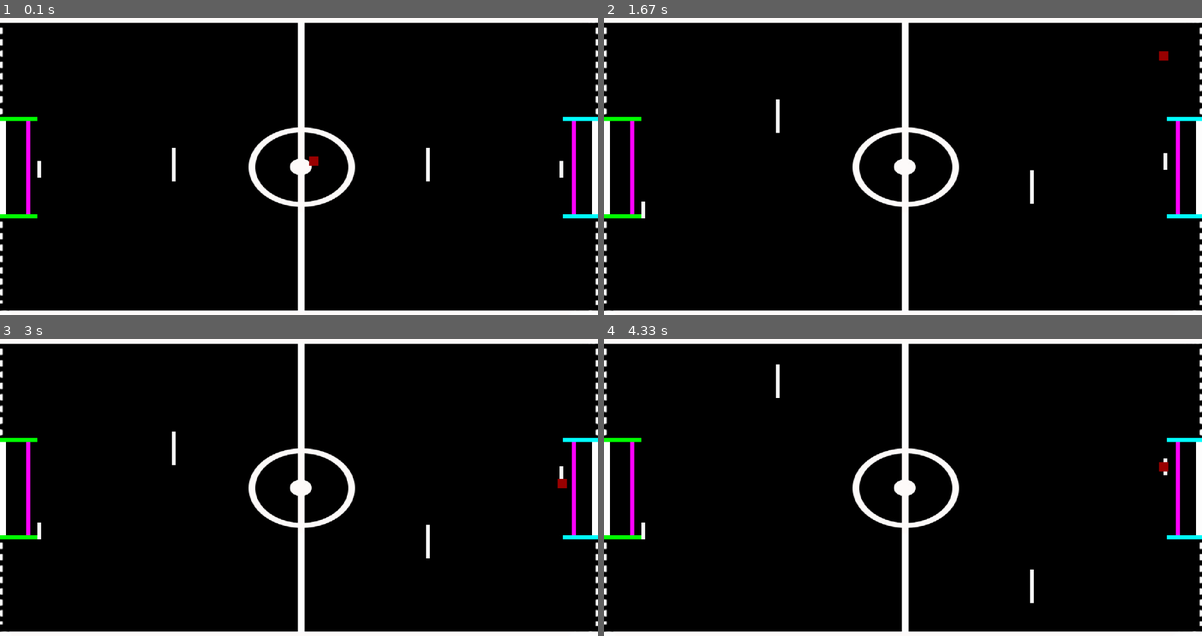
Above: before the commit, frames 1-4 (two rows, left to right).
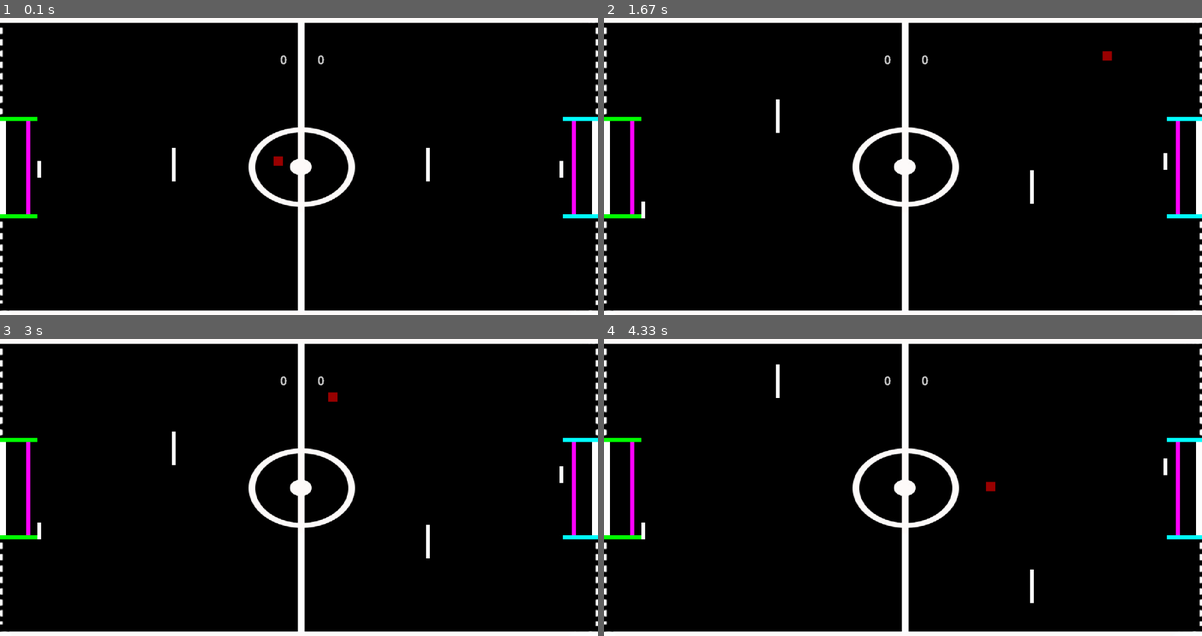
Above: after the commit, the same moments.

Repository: ThiagoSimo1121/LPC-2023_2
Game: pygame game, started from jogo-inedito/main.py
The game is run twice, just before and just after one commit, with the same random seed, the same clock (stepped at 60 frames per second) and the same inputs.
Inputs:
- Up to frame 1 (0.1 s): no input
- Up to frame 2 (1.67 s): hold W 0.33-0.8 s; hold A 0.83-1.37 s; tap J at 0.9, 1.2, 1.47 s; tap U at 0.98 s; hold S from 1.4 s (still down); tap I at 1.55 s
- Up to frame 3 (3 s): release S at 1.7 s; hold A 1.73-2.13 s; tap J at 1.8, 2.1, 2.23, 2.63 s; hold W 2.17-2.53 s; tap U at 2.32 s; hold S 2.57-2.93 s; tap I at 2.72 s; hold A from 2.97 s (still down)
- Up to frame 4 (4.33 s): tap J at 3.03, 3.33, 3.53, 3.87, 4.17 s; release A at 3.43 s; hold W 3.47-3.77 s; tap U at 3.62 s; hold A from 3.8 s (still down); tap I at 3.95 s

The runs differ from the first frame. In frame 1, 0.2% of the frame differs, in the area x 45-55%, y 12-50%; in frame 2, 0.2%, in the area x 46-95%, y 11-16%; in frame 3, 0.1%; in frame 4, 0.2%.

Commit message:
apresentation

Diff:
--- a/jogo-inedito/main.py
+++ b/jogo-inedito/main.py
@@ -1,11 +1,21 @@
 import pygame
-import random
 
 pygame.init()
 
 clock = pygame.time.Clock()
-r = random.randint(-5, 5)
-paddle_color = (250, 250, 250)
+paddle_color = (255, 255, 255)
+control_ball = 0 #0 - left player, 1 - right player
+height_paddle = 90
+paddle_part_height = height_paddle / 9
+ball_speedx = -12
+ball_speedy = -3
+speed_limit = 30
+hit = False
+status = True
+timer = 0
+player_score = 0
+ia_score = 0
+game_font = pygame.font.Font('freesansbold.ttf',32)
 screen_width = 1600  # original size 900
 screen_height = 800  # original size 600
 screen = pygame.display.set_mode((screen_width, screen_height))
@@ -15,72 +25,148 @@
 imp = pygame.image.load("./assets/jogo-campo.jpg").convert()
 field = pygame.transform.scale(imp, (screen_width, screen_height))
 
-player_front_paddle_rect = pygame.Rect(screen_width / 2 - 340, 350, 10, 90)  # original position (340, 250, 10, 90)
-player_back_paddle_rect = pygame.Rect(100, 385, 10, 45)  # original position (90, 275, 10, 45)
-ia_front_paddle_rect = pygame.Rect(screen_width / 2 + 340, 350, 10, 90)  # original position (60, 250, 10, 90)
-ia_back_paddle_rect = pygame.Rect(screen_width - 103, 385, 10, 45)  # original position (810, 275, 10, 45)
+player_front_paddle_rect = pygame.Rect(screen_width / 2 - 340, 350, 10, height_paddle)  # original position (340, 250, 10, 90)
+player_back_paddle_rect = pygame.Rect(100, 385, 10, height_paddle/2)  # original position (90, 275, 10, 45)
+ia_front_paddle_rect = pygame.Rect(screen_width / 2 + 340, 350, 10, height_paddle)  # original position (60, 250, 10, 90)
+ia_back_paddle_rect = pygame.Rect(screen_width - 103, 385, 10, height_paddle/2)  # original position (810, 275, 10, 45)
 
 ball_rect = pygame.Rect(screen_width / 2 - 8, screen_height / 2 - 12, 25, 25)
 
 goal_player_rect1 = pygame.Rect(0, 267, 100, 11)
 goal_player_rect2 = pygame.Rect(0, 528, 100, 11)
+
 goal_ia_rect1 = pygame.Rect(screen_width - 94, 267, 100, 11)
 goal_ia_rect2 = pygame.Rect(screen_width - 94, 528, 100, 11)
+
 player_goal_line_rect = pygame.Rect(70, 278, 11, 250)
 ia_goal_line_rect = pygame.Rect(screen_width - 70, 278, 11, 250)
-
-ball_speedx = 7
-ball_speedy = r
-paddle_speed = 0
-max_speed = 12
-hit = False
-status = True
-timer = 0
-player_goals = 0
-ia_goals = 0
-
-def kick_off(goalkeeper):
+def kick_off(goalkeeper, control_ball):
     global ball_speedx
-    ball_rect.center = (goalkeeper.x, goalkeeper.centery)
+    if control_ball == 0:
+        ball_rect.center = (goalkeeper.x + 30, goalkeeper.centery)
+    elif control_ball == 1:
+        ball_rect.center = (goalkeeper.x - 30, goalkeeper.centery)
     ball_speedx = -ball_speedx
 
+def game_restart(ctball):
+    global screen_width, screen_height, ball_speedx, ball_speedy
+    if ctball == 0:
+        ball_speedx = -12
+        ball_speedy = -3
+    elif ctball == 1:
+        ball_speedx = 12
+        ball_speedy = 3
+    ball_rect.center = (screen_width/2, screen_height/2)
+
 def balls_moviments():
-    global ball_speedy, ball_speedx, hit
+    collide_tolerance = 10
+    global ball_speedy, ball_speedx, hit, player_score, ia_score, control_ball
 
     ball_rect.x = ball_rect.x + ball_speedx
     ball_rect.y = ball_rect.y + ball_speedy
 
-    if (ball_rect.right >= screen_width) and hit == False:
-        kick_off(ia_back_paddle_rect)
+    if ball_rect.right>= screen_width or ball_rect.left <= 0:
+        ball_speedx *= -1
+    if ball_rect.top <= 0 or ball_rect.bottom >= screen_height:
+        ball_speedy *= -1
+
+    if player_front_paddle_rect.x <= ball_rect.x <= player_front_paddle_rect.x + player_front_paddle_rect.width:
+        if player_front_paddle_rect.y <= ball_rect.y <= player_front_paddle_rect.y + player_front_paddle_rect.height:
+            ball_rect.x = player_front_paddle_rect.x + player_front_paddle_rect.width
+            ball_speedx *= -1
+    if player_back_paddle_rect.x <= ball_rect.x <= player_back_paddle_rect.x + player_back_paddle_rect.width:
+        if player_back_paddle_rect.y <= ball_rect.y <= player_back_paddle_rect.y + player_back_paddle_rect.height:
+            ball_rect.x = player_back_paddle_rect.x + player_back_paddle_rect.width
+            ball_speedx *= -1
+    if ia_front_paddle_rect.x <= ball_rect.x <= ia_front_paddle_rect.x + ia_front_paddle_rect.width:
+        if ia_front_paddle_rect.y <= ball_rect.y <= ia_front_paddle_rect.y + ia_front_paddle_rect.height:
+            ball_rect.x = ia_front_paddle_rect.x
+            ball_speedx *= -1
+    if ia_back_paddle_rect.x <= ball_rect.x <= ia_back_paddle_rect.x + ia_back_paddle_rect.width:
+        if ia_back_paddle_rect.y <= ball_rect.y <= ia_back_paddle_rect.y + ia_back_paddle_rect.height:
+            ball_rect.x = ia_back_paddle_rect.x
+            ball_speedx *= -1
+
+    if ball_rect.colliderect(goal_player_rect1) or ball_rect.colliderect(goal_player_rect2):
+        ball_speedy *= -1
+    if ball_rect.colliderect(goal_ia_rect1) or ball_rect.colliderect(goal_ia_rect2):
+        ball_speedy *= -1
+
+    if ball_rect.colliderect(player_goal_line_rect):
+        ia_score += 1
+        control_ball = 0
+        game_restart(control_ball)
+    if ball_rect.colliderect(ia_goal_line_rect):
+        player_score += 1
+        control_ball = 1
+        game_restart(control_ball)
+
+    '''
+    if ball_rect.top <= 0 or ball_rect.bottom >= screen_height:
+        ball_speedy = -ball_speedy
+
+    if ball_rect.x >= screen_width and ball_speedx > 0:
+        control_ball = 1
+        kick_off(ia_back_paddle_rect, control_ball)
+    elif ball_rect.x <= 0 and ball_speedx < 0:
+        control_ball = 0
+        kick_off(player_back_paddle_rect, control_ball)
+
+    if ball_rect.right >= screen_width:
+        control_ball = 1
+        kick_off(ia_back_paddle_rect, control_ball)
+    elif (ball_rect.left <= 0):
+        control_ball = 0
+        kick_off(player_back_paddle_rect, control_ball)
+
+    if ball_rect.colliderect(player_front_paddle_rect):
+        if abs(ball_rect.left - player_front_paddle_rect.right) < collide_tolerance and ball_speedx < 0:
+            if abs(ball_speedy) <= speed_limit:
+                ball_speedy += 4
+            else:
+                ball_speedy = speed_limit
+            if ball_speedx <= speed_limit:
+                ball_speedx += 2
+            else:
+                ball_speedx = speed_limit
+            ball_speedx = -ball_speedx
+        if abs(ball_rect.right - player_front_paddle_rect.left) < collide_tolerance and ball_speedx > 0:
+            if abs(ball_speedy) <= speed_limit:
+                ball_speedy += 4
+            else:
+                ball_speedy = speed_limit
+            if ball_speedx <= speed_limit:
+                ball_speedx += 2
+            else:
+                ball_speedx = speed_limit
+            ball_speedx = -ball_speedx
+    if ball_rect.colliderect(ia_front_paddle_rect):
+        ball_speedx = -ball_speedx
+        ball_speedy = -ball_speedy
         hit = True
-    elif (ball_rect.left <= 0) and hit == False:
-        kick_off(player_back_paddle_rect)
-        hit = True
-
-    if (ball_rect.top <= 0 or ball_rect.bottom >= screen_height) and hit == False:
-        ball_speedy = -ball_speedy
-        hit = True
-
-    if (ball_rect.x >= 20 and ball_rect.x <= 1400) or (ball_rect.y >= 20 and ball_rect.y <= 1700):
-        hit = False
-
-    if hit == False and (ball_rect.colliderect(player_front_paddle_rect)):
-        ball_speedx = -ball_speedx
-        ball_speedy = -ball_speedy
-        hit = True
-    if hit == False and (ball_rect.colliderect(ia_front_paddle_rect)):
-        ball_speedx = -ball_speedx
-        ball_speedy = -ball_speedy
-        hit = True
+
     if hit == False and (ball_rect.colliderect(ia_back_paddle_rect)):
         ball_speedx = -ball_speedx
         ball_speedy = -ball_speedy
         hit = True
+
     if hit == False and (ball_rect.colliderect(player_back_paddle_rect)):
         ball_speedx = -ball_speedx
         ball_speedy = -ball_speedy
         hit = True
 
+    if ball_rect.colliderect(ia_goal_line_rect):
+        player_score = player_score + 1
+        ball_speedx = -7
+        control_ball = 1
+        game_restart(control_ball)
+
+    if hit == False and (ball_rect.colliderect(player_goal_line_rect)):
+        ia_score = ia_score + 1
+        ball_speedx = 7
+        control_ball = 0
+        game_restart(control_ball)
+'''
 
 while status :
     # drawing on screen
@@ -101,7 +187,10 @@
 
     ball = pygame.draw.rect(screen, (155, 0, 0), ball_rect)
 
-    # paddle`s moviments
+    player_text = game_font.render('{}'.format(player_score), False, (200, 200, 200))
+    screen.blit(player_text, ((screen_width/2) - 50, 100))
+    ia_text = game_font.render('{}'.format(ia_score), False, (200, 200, 200))
+    screen.blit(ia_text, ((screen_width/2) + 50, 100))
 
     key = pygame.key.get_pressed()
     if key[pygame.K_w]:
@@ -138,7 +227,9 @@
             ia_back_paddle_rect.bottom = 539
 
     balls_moviments()
-    # player_front_paddle_rect.y = player_front_paddle.y + paddle_speed
+
+    if player_score == 2 or ia_score == 2:
+        status = False
 
     for event in pygame.event.get():
         if event.type == pygame.QUIT:
@@ -148,7 +239,6 @@
                 status = False
             if pygame.K_SPACE:
                 status = True
-
     pygame.display.update()
     clock.tick(60)
 pygame.quit()
